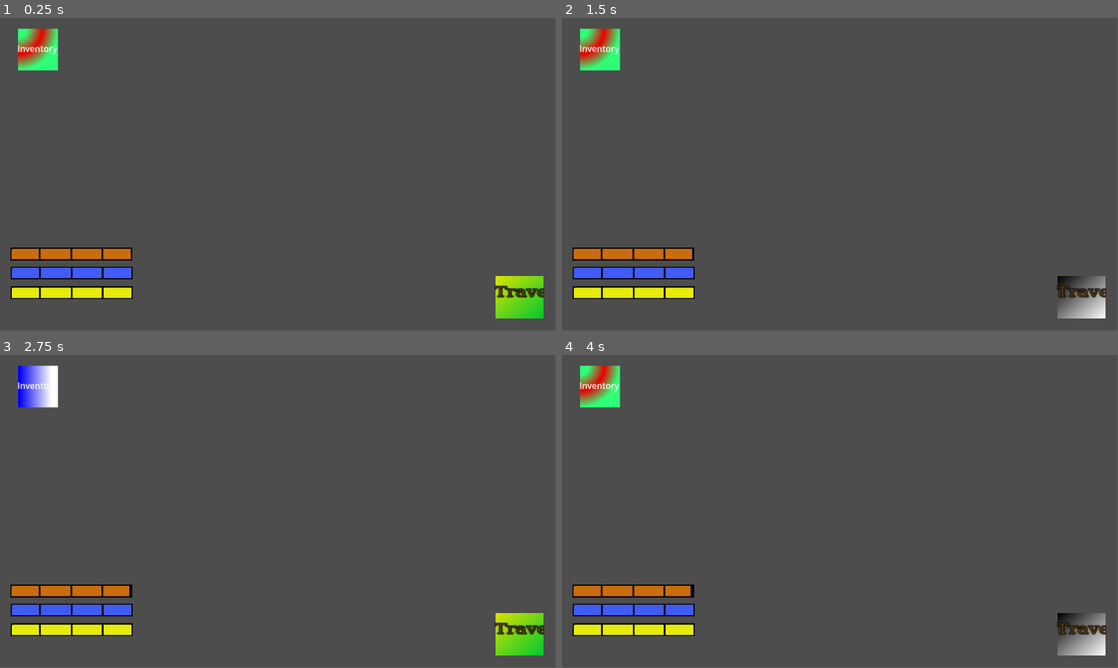
Above: before the commit, frames 1-4 (two rows, left to right).
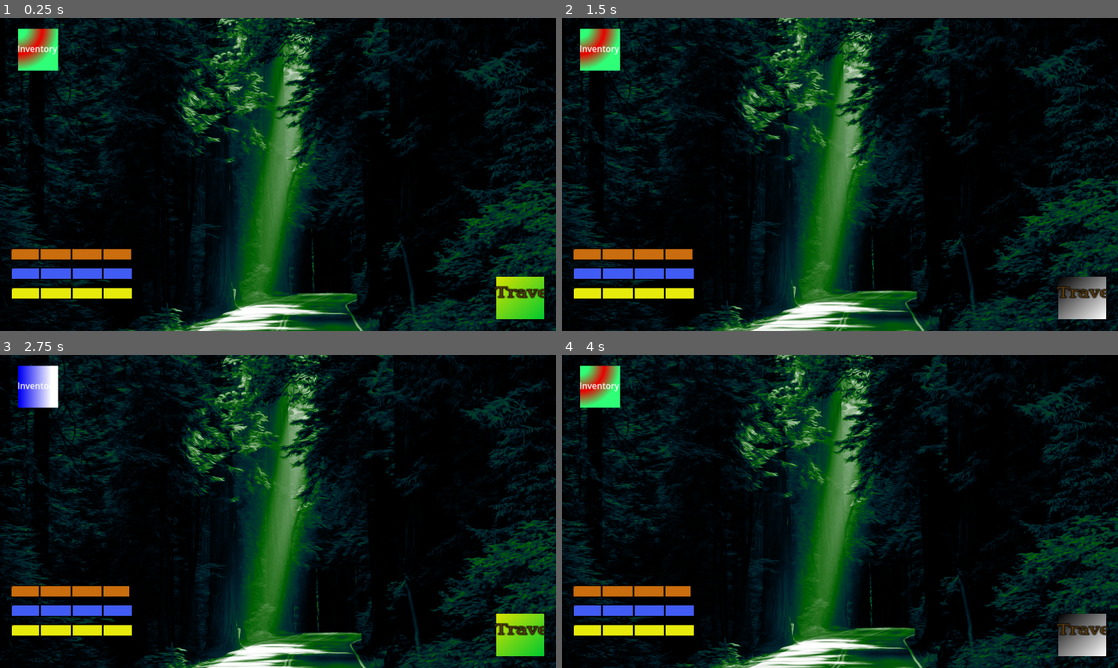
Above: after the commit, the same moments.

Repository: Peafowll/They-Left-Me
Game: Godot game, scene res://Objects/travel_mode.tscn
Two runs of this game, one before a commit and one after it. Both use one fixed random seed, a clock stepped at 60 frames per second and the inputs below.
Inputs (mouse positions are in pixels of both pictures, inside the frame that each line leads up to):
- Up to frame 1 (0.25 s): no input
- Up to frame 2 (1.5 s): click (573, 287) at 0.52 s; click "Travel" at 1.25 s
- Up to frame 3 (2.75 s): click "Inventory" at 2 s
- Up to frame 4 (4 s): click (573, 624) at 2.77 s; click "Travel" at 3.5 s
In our replay, the window is 799x449 before the commit and 800x450 after it. These sizes can differ from the game's own. Grey fills any space a smaller window leaves; there, only what the larger window draws over its background counts as a difference.

The runs differ from the first frame. In frame 1, 96% of the frame differs, in the area x 0-100%, y 0-100%; in frame 2, 96%; in frame 3, 96%; in frame 4, 96%.

Commit message:
CREATED NEW ParallexBackground

Diff:
--- /dev/null
+++ b/Objects/background.tscn
@@ -0,0 +1,9 @@
+[gd_scene load_steps=3 format=3 uid="uid://1faecfw8koq3"]
+
+[ext_resource type="Script" uid="uid://iwqtggjsgf46" path="res://background.gd" id="1_j0vpx"]
+[ext_resource type="Texture2D" uid="uid://dwqlajnf5wnlj" path="res://Sprites/Backgrounds/forest.png" id="1_xo5rv"]
+
+[node name="Background" type="Sprite2D"]
+texture = ExtResource("1_xo5rv")
+centered = false
+script = ExtResource("1_j0vpx")
--- a/Objects/travel_mode.tscn
+++ b/Objects/travel_mode.tscn
@@ -1,8 +1,9 @@
-[gd_scene load_steps=15 format=3 uid="uid://bq728sl3rjanw"]
+[gd_scene load_steps=16 format=3 uid="uid://bq728sl3rjanw"]
 
 [ext_resource type="Script" uid="uid://dtmbkqy8dg23d" path="res://Objects/ui_update.gd" id="1_05maj"]
 [ext_resource type="Theme" uid="uid://cirrv05komjp3" path="res://Objects/Themes/ButtonText.tres" id="1_gyy25"]
 [ext_resource type="PackedScene" uid="uid://3moepcq27gcb" path="res://Objects/stat_bar.tscn" id="1_hyowb"]
+[ext_resource type="PackedScene" uid="uid://1faecfw8koq3" path="res://Objects/background.tscn" id="1_s3etm"]
 
 [sub_resource type="StyleBoxFlat" id="StyleBoxFlat_s3etm"]
 bg_color = Color(0.905433, 0.92, 0.046, 1)
@@ -66,6 +67,10 @@
 height = 75
 
 [node name="TravelMode" type="Node2D"]
+
+[node name="Background" parent="." instance=ExtResource("1_s3etm")]
+position = Vector2(-194, -117)
+scale = Vector2(1.2, 1.2)
 
 [node name="UIUpdate" type="Control" parent="."]
 layout_mode = 3
--- /dev/null
+++ b/background.gd
@@ -0,0 +1,21 @@
+extends Sprite2D
+
+@export var parallax_strength: float = 0.02  # How much the background moves (0.0 to 1.0)
+@export var smoothing: float = 5.0  # How smooth the movement is
+
+var original_position: Vector2
+var screen_center: Vector2
+
+func _ready():
+	original_position = position
+	screen_center = get_viewport().get_visible_rect().size * 0.5
+
+func _process(delta):
+	var mouse_pos = get_global_mouse_position()
+
+	# Calculate offset from screen center
+	var offset = (mouse_pos - screen_center) * parallax_strength
+
+	# Smoothly move to the target position
+	var target_position = original_position - offset
+	position = position.lerp(target_position, smoothing * delta)
--- a/project.godot
+++ b/project.godot
@@ -24,3 +24,4 @@
 
 window/size/viewport_width=1920
 window/size/viewport_height=1080
+window/stretch/mode="viewport"
Binary file added: Sprites/Backgrounds/forest.png
Not shown, added: Sprites/Backgrounds/forest.png.import
Not shown, added: background.gd.uid
